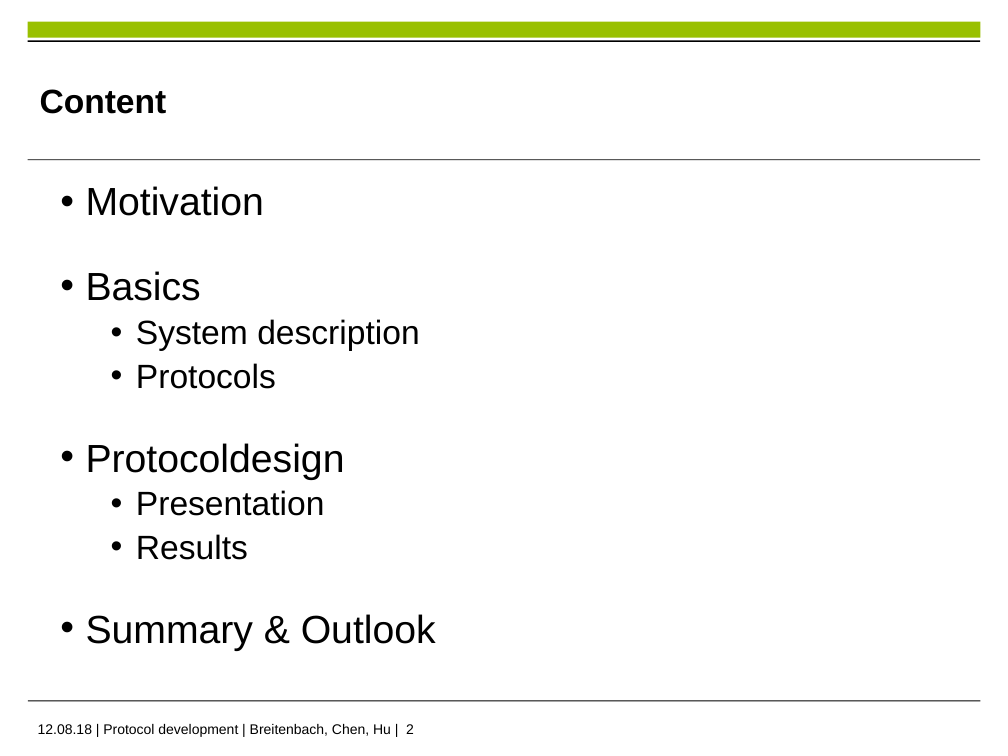
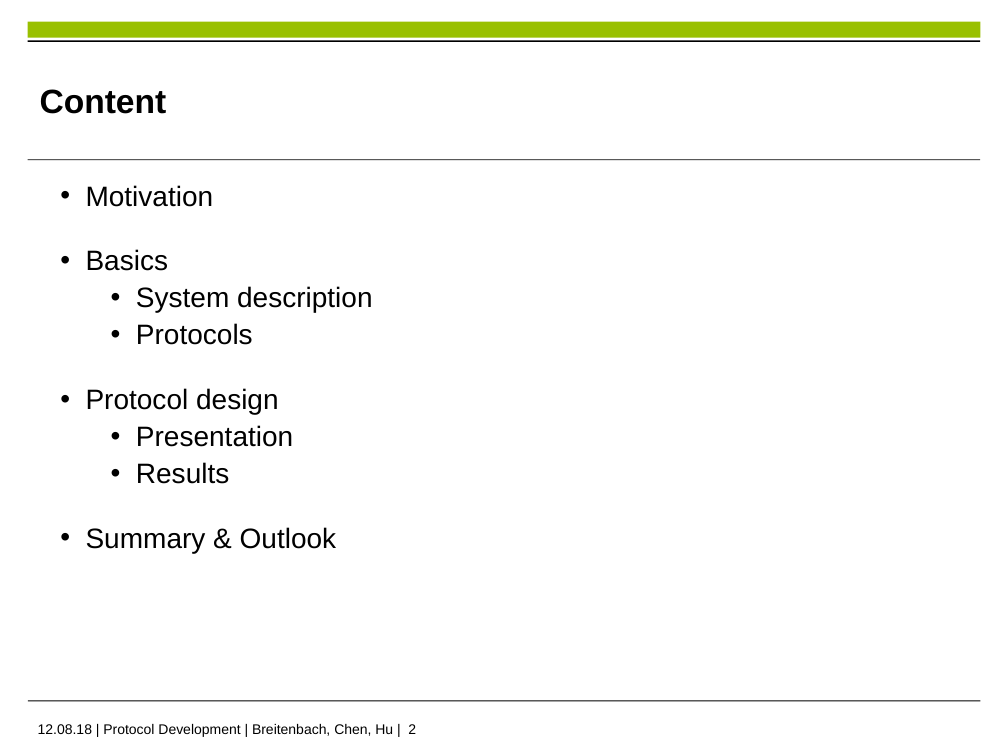
Before and after one commit to im-Kitsch/RMR_sensor_fusion, a slide deck: slide 2 of data/presentation/PS_presentation_FINAL.pptx. Drawn at 1008x756 pixels with LibreOffice and Linux fonts; fonts in the diff are those of the drawing; background and template pictures are left out. Boxes give left, top, right and bottom in pixels: in the first picture for what was removed or moved away, otherwise in the second. Text is boxed around its words. In the diff, an @@ line names an element or a change of style, - is before the commit and + after.

Commit message:
latest version of the protocol pushed

```diff
--- a/data/presentation/PS_presentation_FINAL.pptx
+++ b/data/presentation/PS_presentation_FINAL.pptx
@@ text at <box>86,185,372,553</box>: size 28 to 20 pt in "Motivation", "Basics", "Summary & Outlook"; size 24 to 20 pt in "System description", "Protocols", "Presentation", "Results" @@
@@ text at <box>86,388,279,414</box>: text changed; size 28 to 20 pt @@
-• Protocoldesign
+• Protocol design
@@ text at <box>38,724,416,737</box>: text changed @@
-12.08.18 | Protocol development | Breitenbach, Chen, Hu | 2
+12.08.18 | Protocol Development | Breitenbach, Chen, Hu | 2
```
Also in this commit, not shown: 2 other slides changed, 1 other file.
